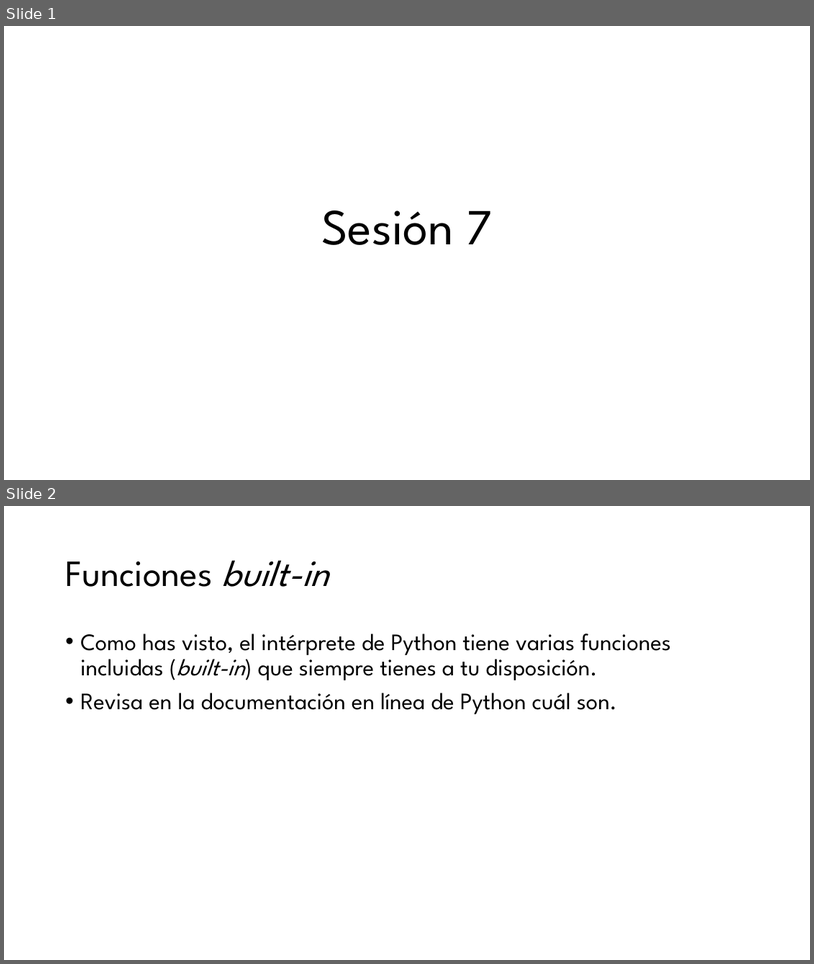
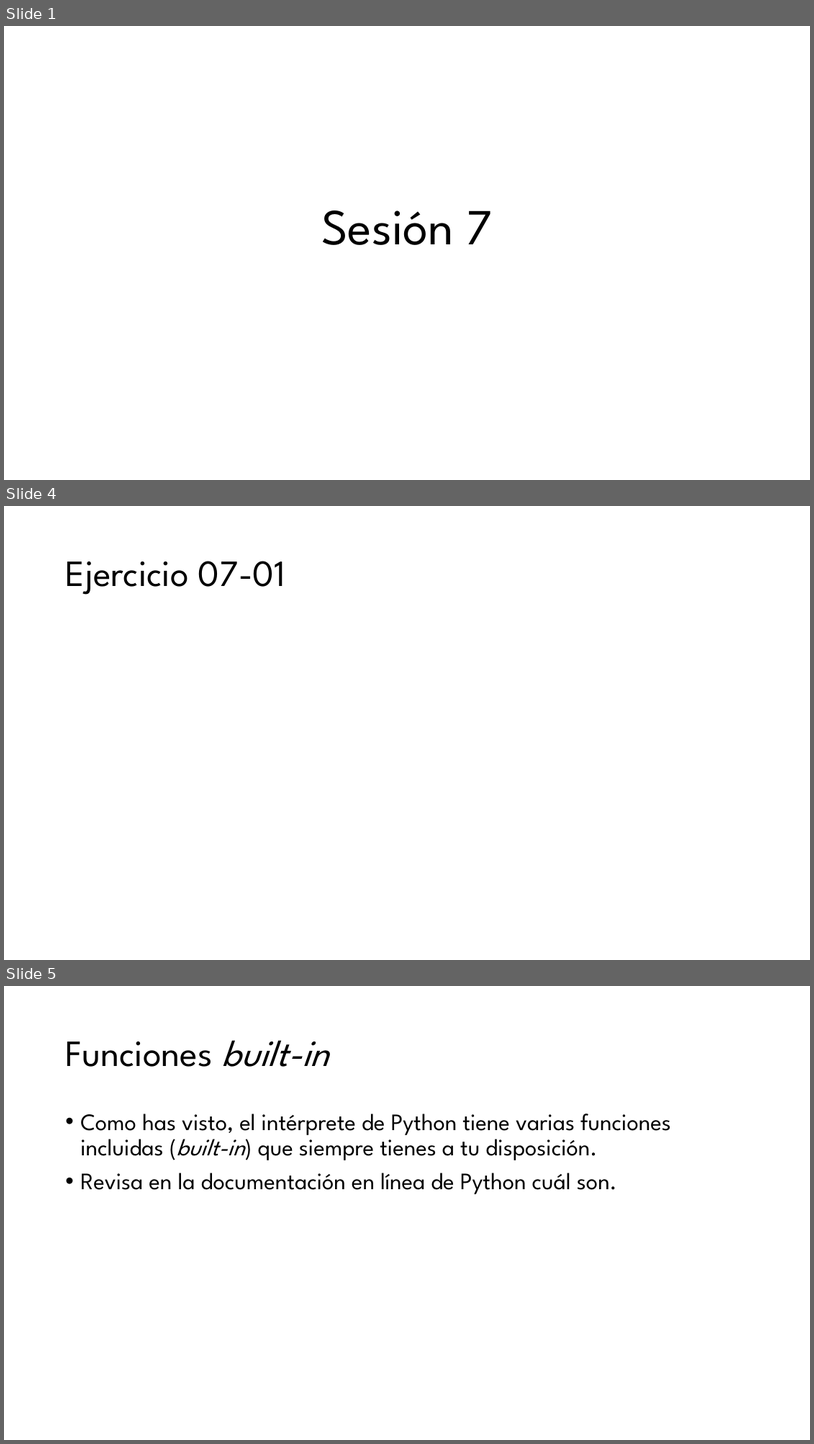
Before and after one commit to ccaballeroh/IntroPython, a slide deck: slides/Programación con Python07.pptx. Shown one above the other, each under a label of ours: slides 1 and 2 before the commit, slides 1, 4 and 5 after it; the slides between them are not shown. The pictures are 814x964 and 814x1444 pixels, drawn with LibreOffice and Linux fonts; fonts in the diff are those of the drawing. Boxes give left, top, right and bottom in pixels: in the first picture for what was removed or moved away, otherwise in the second. Text is boxed around its words. In the diff, an @@ line names an element or a change of style, - is before the commit and + after.

```diff
--- a/slides/Programación con Python07.pptx
+++ b/slides/Programación con Python07.pptx
@@ slide 4 added at (4,506,810,960), background #FFFFFF @@
@@ title added at (65,561,286,595), 44 pt, text #000000 @@
+Ejercicio 07-01
@@ what was slide 2 is now slide 5 @@
```
Also in this commit, not shown: 3 slides changed, 2 other slides added, 10 other files.
